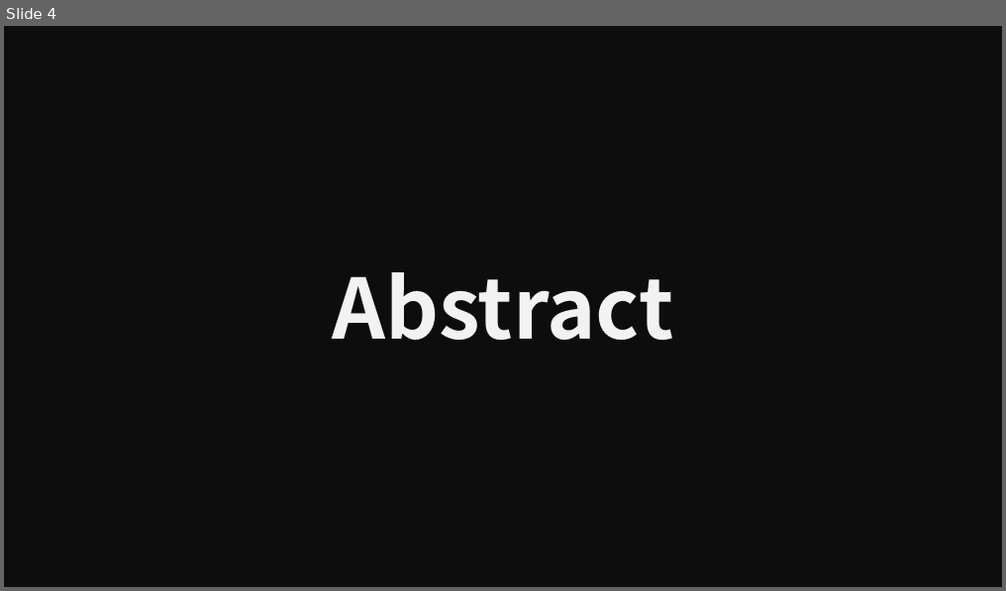
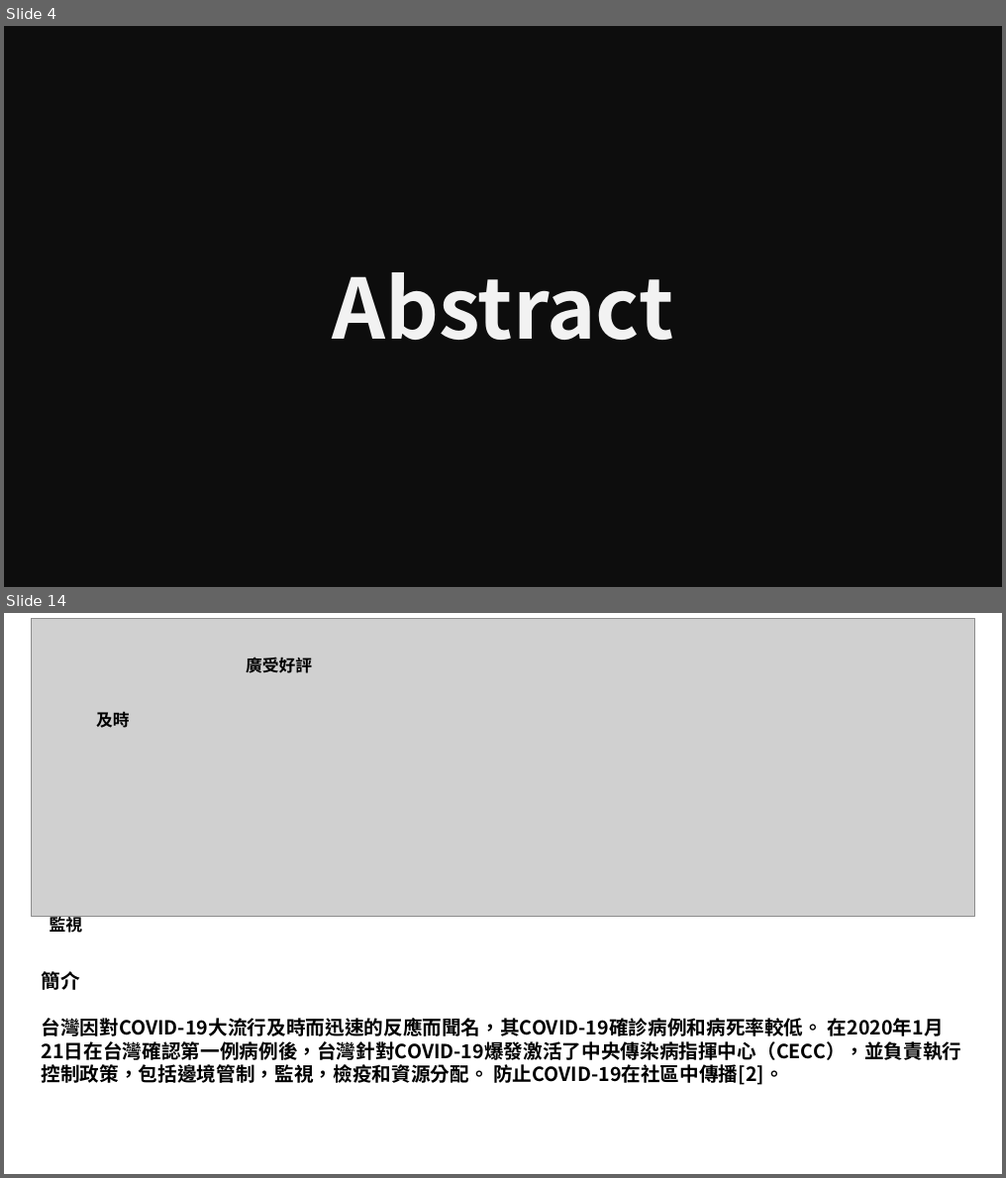
Before and after one commit to littlefish0331/thesis_study, a slide deck: 02_covid19_track/書報討論_COVID19_track_tw.pptx. Shown one above the other, each under a label of ours: slide 4 before the commit, slides 4 and 14 after it; the slides between them are not shown. The pictures are 1006x591 and 1006x1178 pixels, drawn with LibreOffice and Linux fonts; fonts in the diff are those of the drawing; grey boxes stand for pictures. Boxes give left, top, right and bottom in pixels: in the first picture for what was removed or moved away, otherwise in the second. Text is boxed around its words. In the diff, an @@ line names an element or a change of style, - is before the commit and + after.

```diff
--- a/02_covid19_track/書報討論_COVID19_track_tw.pptx
+++ b/02_covid19_track/書報討論_COVID19_track_tw.pptx
@@ slide 14 added at (x1=4, y1=613, x2=1002, y2=1174), background #FFFFFF @@
@@ picture added at (x1=32, y1=619, x2=975, y2=916) @@
@@ text added at (x1=246, y1=658, x2=312, y2=673), 12 pt, text #000000, bold @@
+廣受好評
@@ text added at (x1=96, y1=711, x2=130, y2=728), 12 pt, text #000000, bold @@
+及時
@@ text added at (x1=50, y1=916, x2=83, y2=936), 12 pt, text #000000, bold @@
+監視
@@ text added at (x1=42, y1=971, x2=962, y2=1085), 14 pt, text #000000, bold @@
+簡介
+台灣因對COVID-19大流行及時而迅速的反應而聞名，其COVID-19確診病例和病死率較低。 在2020年1月21日在台灣確認第一例病例後，台灣針對COVID-19爆發激活了中央傳染病指揮中心（CECC），並負責執行控制政策，包括邊境管制，監視，檢疫和資源分配。 防止COVID-19在社區中傳播[2]。
```
Also in this commit, not shown: 3 slides changed, 23 other slides added, 1 slide removed.
